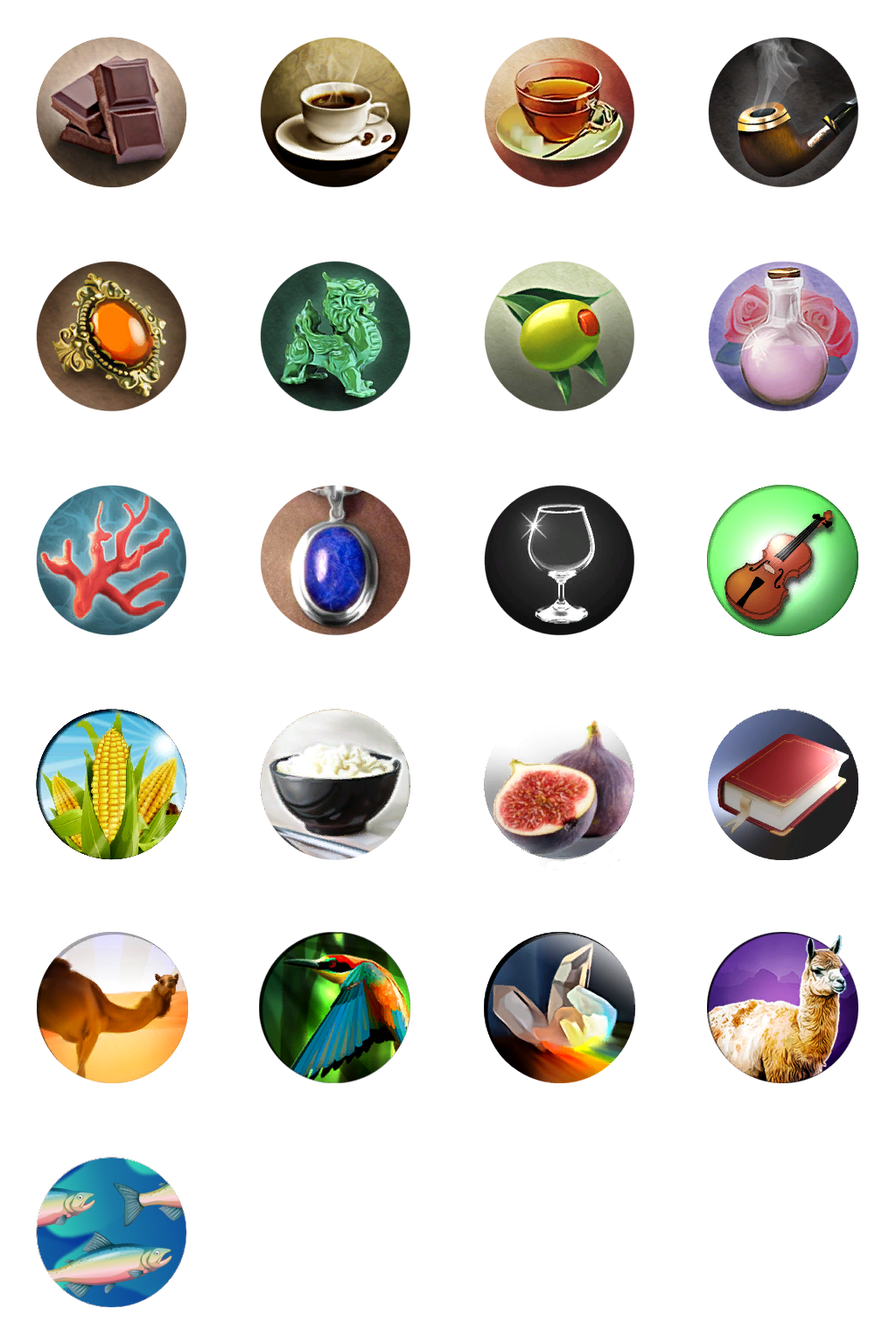
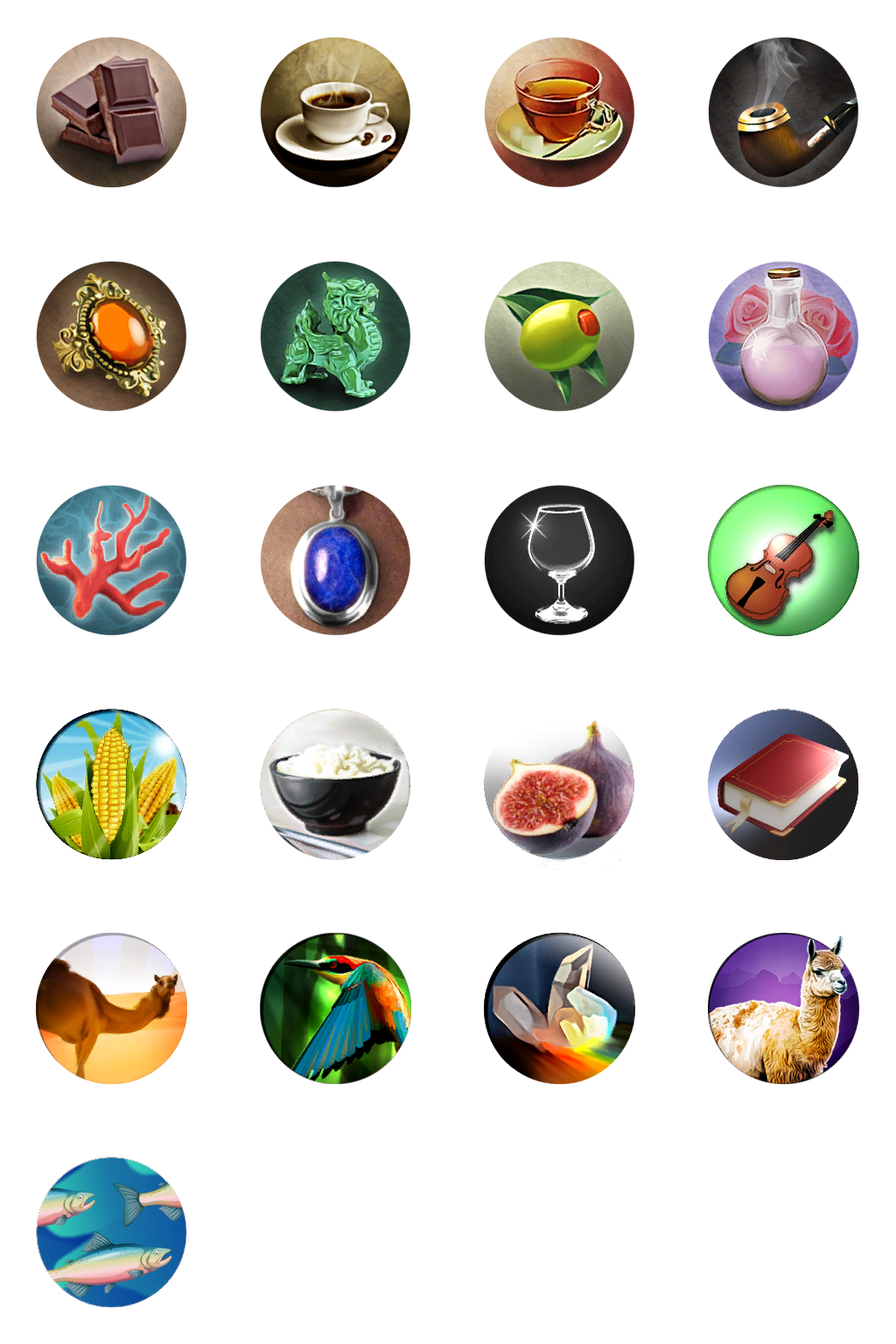
Layers edited between the first and the second 896×1344 image:
painted on "main surface" over [35, 484, 859, 1084]
